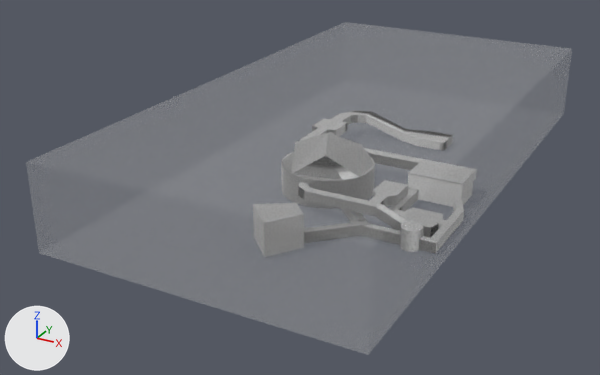
Renders of the Blender file assets/map1.blend from each side of a commit.
Before and after are seen from a 50 mm lens placed at (123.0, -333.0, 183.0), pointed at (-86.0, 48.0, -7.0). Arrows for +X, +Y and +Z are at lower left; the lights stay in place.

In view in the first picture: 'Walls'.
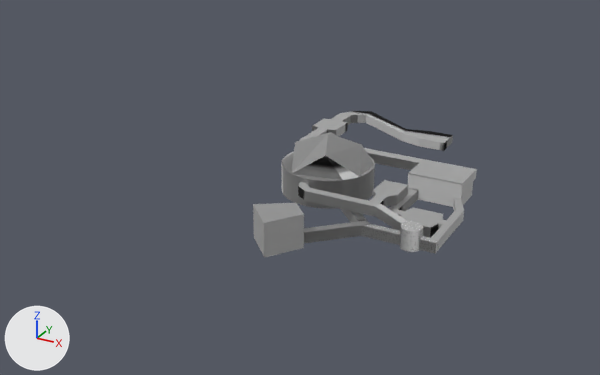
Pixel boxes [x1, y1, x2, y2] of what changed, in the pictures (600 x 375 px):
'Walls', reshaped (59% narrower, 56% shorter)
    before: [26, 22, 572, 355]
    after: [253, 111, 477, 258]
part 1 of me_cube, deleted
    before: [26, 22, 572, 355]

Patch to the scene script:
```diff
--- a/assets/map1.blend.py
+++ b/assets/map1.blend.py
@@ me_cube @@
 me_cube.from_pydata(...)  # 427 vertices, 314 faces, 12 loose edges; spans x -150.0..19.0, y -89.0..235.0, z -2.0..44.0
 # used by ob_walls; location = (0.0, 0.0, 0.0)
+# me_cube part 1: the loose piece of 8 vertices spanning x -150.0..19.0, y -89.0..235.0, z -2.0..44.0 is deleted
 me_cube.materials.append(mat_material)
 me_cube.materials.append(mat_ceiling)
-me_cube.materials.append(mat_exteriorspectre)  # white #e7e7e7
```
